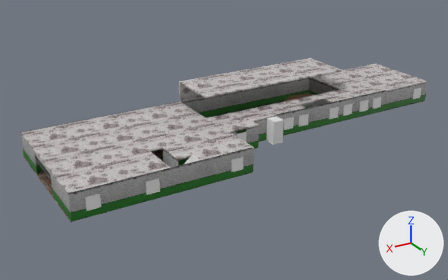
An edit to the Blender file Baú -Modelos_3D/Cenários/Escola/Escola-Andar2.blend, drawn before and after from the same camera.
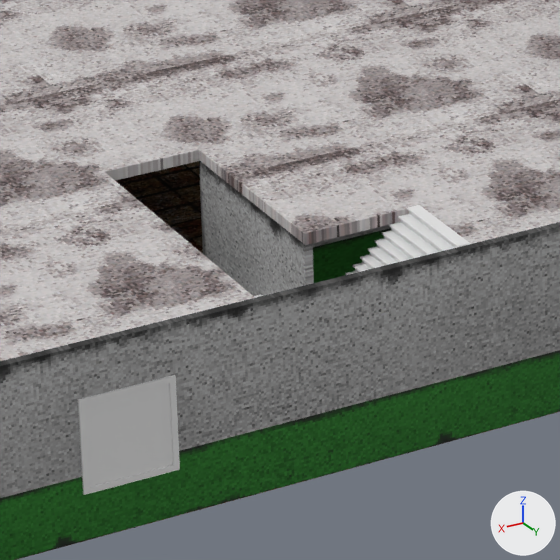
The first picture shows the older version from a camera (50 mm lens) standing at (69.6, 82.1, 45.1) and looking at (19.6, -1.3, 3.4). The close-ups show both versions on the part from 30% to 47% of the width and 45% to 73% of the height of that picture; other places that the commit changed are outside them. The lights are fixed; the arrows at lower right show +X, +Y and +Z.

Names of what the first close-up shows: 'Escada.002', 'Janela.008', 'Parede-Andar2-3', 'Parede-Andar2-8', 'Parede-Andar2-9', 'Piso-Andar2.003', 'Teto-Andar2-3', 'Teto-Andar2-4', 'Teto-Andar3.002', 'Teto-Andar3.003'.
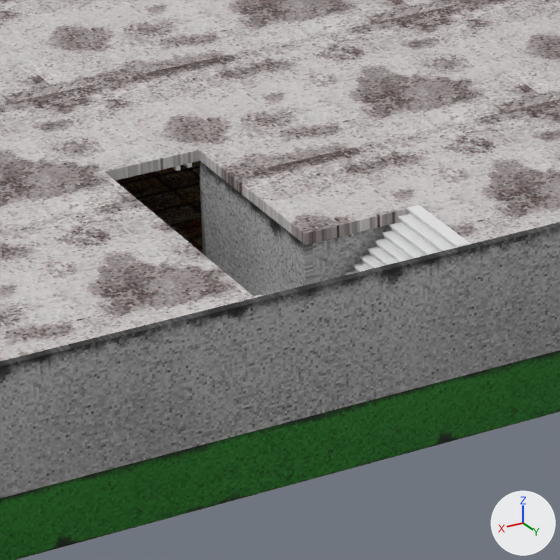
The edits, one by one:
Mesh me_cube_112 is new.
It is a box spanning x -1.0..1.0, y -2.37..4.2, z -1.02..1.0.
It uses material mat_material (picture img_parede_escola_pixel_png).
Mesh me_cube_098 is new.
It consists of a box spanning x -1.0..1.0, y -3.01..2.29, z -1.0..1.0; a box spanning x 4.4..6.4, y -3.01..2.29, z -1.0..1.0.
Object 'Janela.008' (ob_janela_008) is deleted.
Object 'Parede-Andar2-37' (ob_parede_andar2_37) is new; it shows me_cube_112.
Its location is (33.2, 9.7, 5.64).
Its rotation in degrees is (0, 0, 90).
Its scale is (0.092, 0.335, 1.92).
Object 'Suporte-Luz.010' (ob_suporte_luz_010) is new; it shows me_cube_098.
Its location is (34.31, 0.93, 7.49).
Its scale is (0.0481, 1.85, 0.0481).

What differs and where, as boxes (x1, y1, x2, y2) in the close-ups (560 x 560 px):
'Janela.008', deleted
    before: (78, 375, 180, 495)
'Parede-Andar2-37', added
    after: (313, 225, 391, 283)
'Suporte-Luz.010', added
    after: (172, 163, 192, 171)
'Parede-Andar2-9', unchanged, covered by the edit
    before: (199, 160, 391, 283)
    after: (199, 160, 204, 254)
